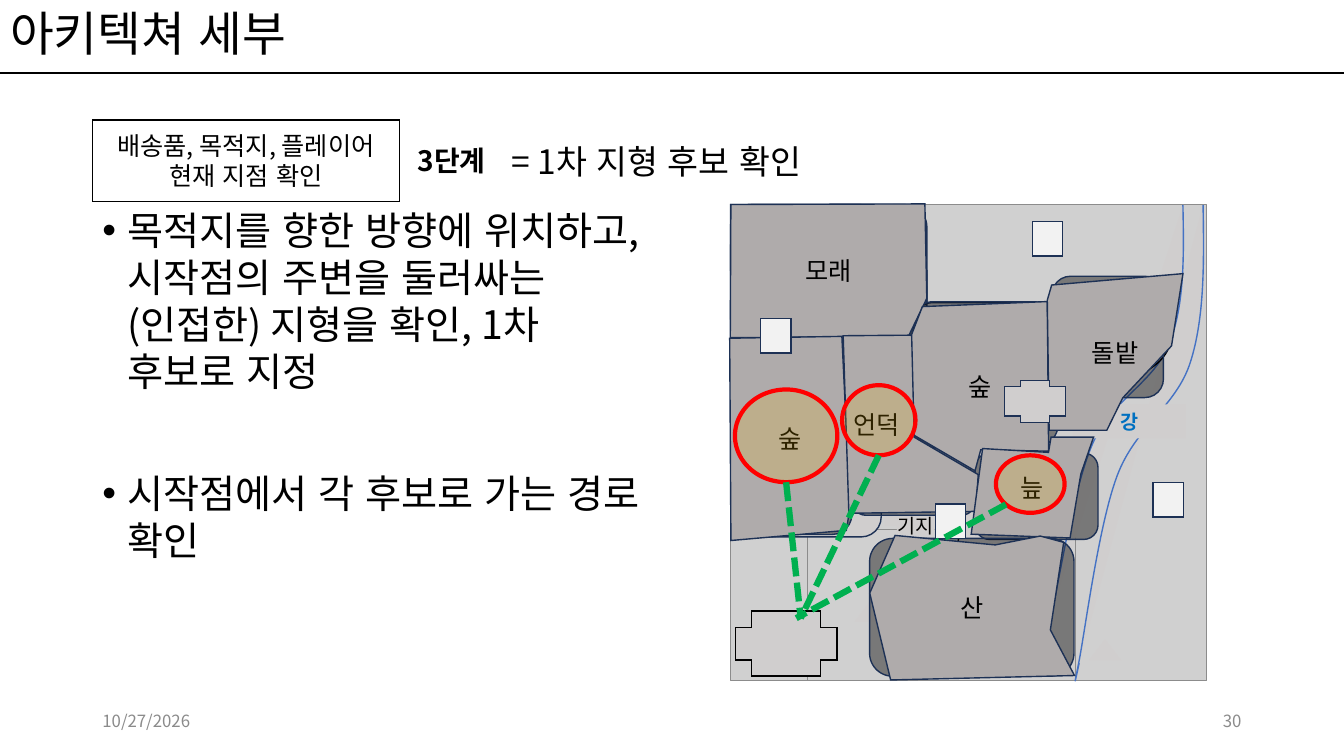
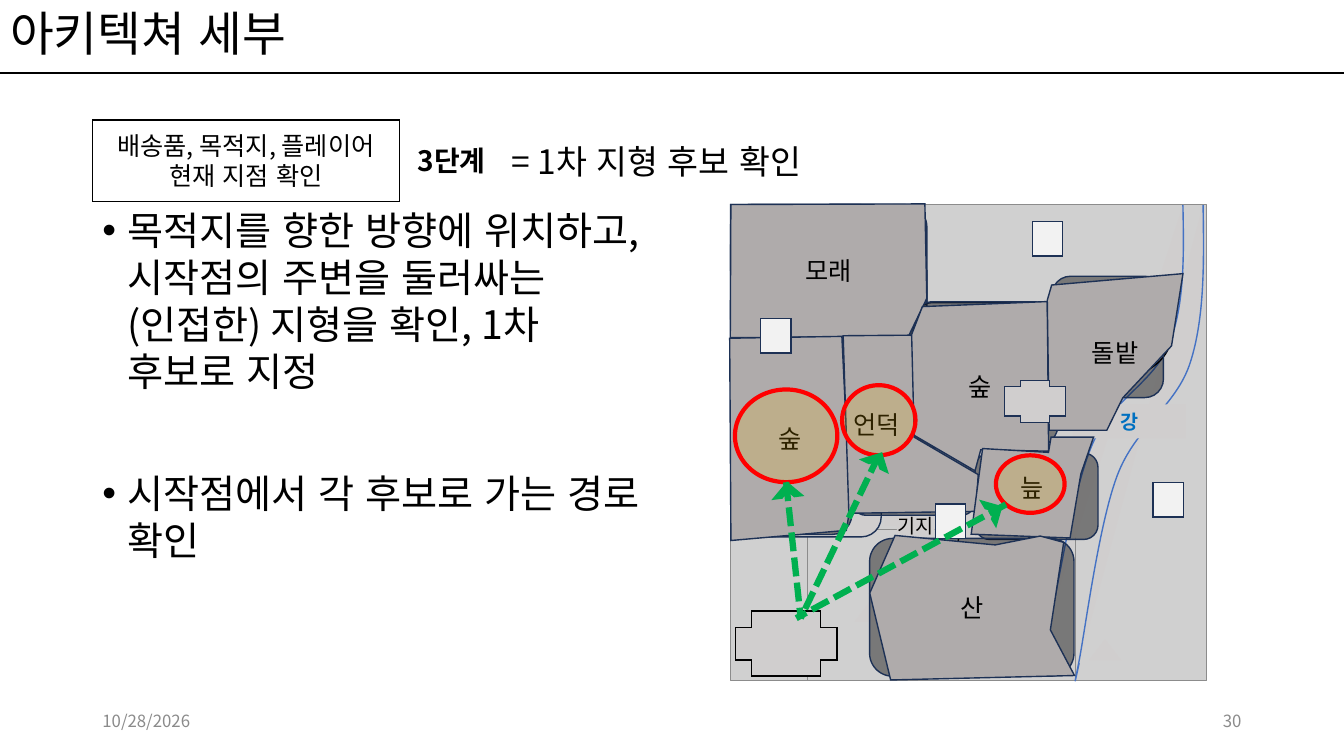
Before and after one commit to kwakyerin/2026_Graduation_Project, a slide deck: slide 30 of documents/HyunahKwon/design/designing/for_teammates/배트와 달트_기획.pptx. Drawn at 1344x756 pixels with LibreOffice and Linux fonts; fonts in the diff are those of the drawing; grey boxes stand for pictures. Boxes give left, top, right and bottom in pixels: in the first picture for what was removed or moved away, otherwise in the second. Text is boxed around its words. In the diff, an @@ line names an element or a change of style, - is before the commit and + after.

Commit message:
아키텍쳐 지형 고려 단계 기획 및 정리 완료
전체 기획서에 해당 내용 위치함

```diff
--- a/documents/HyunahKwon/design/designing/for_teammates/배트와 달트_기획.pptx
+++ b/documents/HyunahKwon/design/designing/for_teammates/배트와 달트_기획.pptx
@@ half frame added at [860, 452, 890, 481], fill #00B050 @@
@@ half frame added at [771, 481, 805, 515], fill #00B050 @@
@@ half frame added at [973, 500, 1002, 529], fill #00B050 @@
@@ text at [102, 714, 190, 730]: text changed @@
-10/27/2026
+10/28/2026
```
Also in this commit, not shown: 70 other slides changed, 3 slides added, 1 other file.
